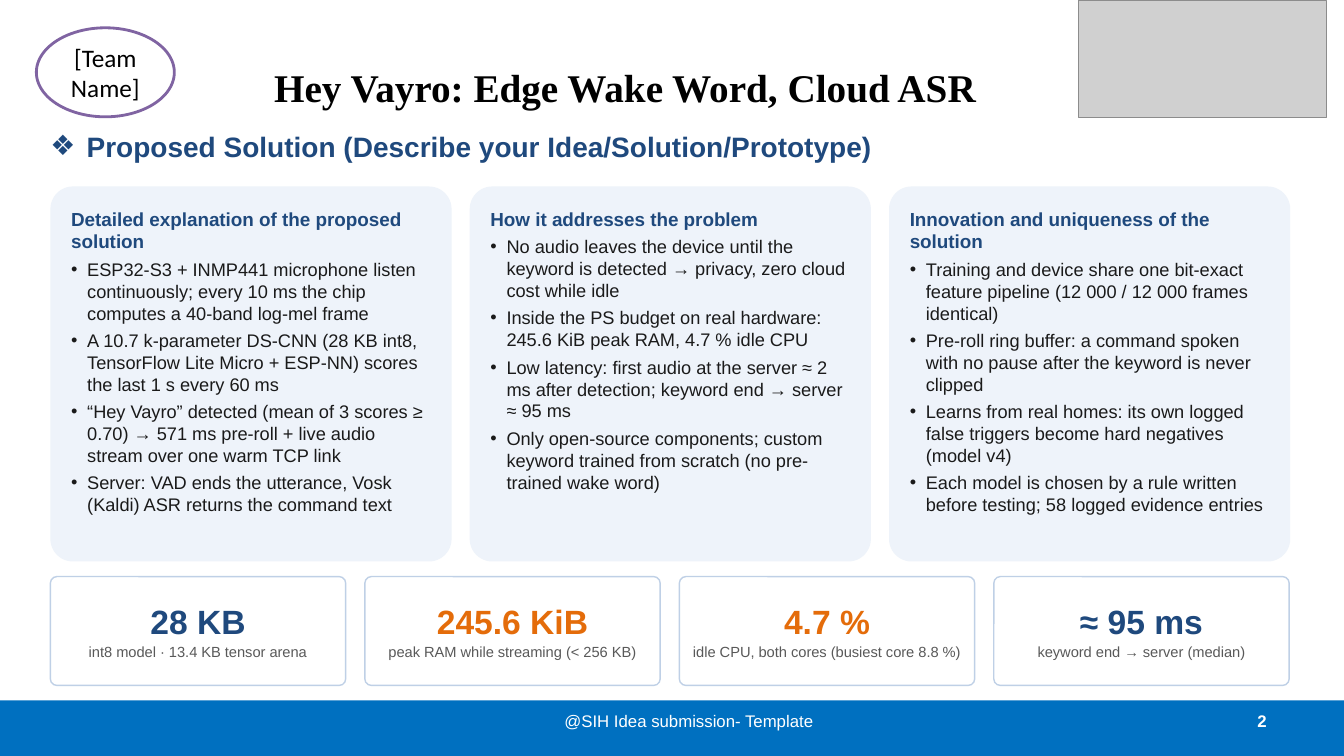
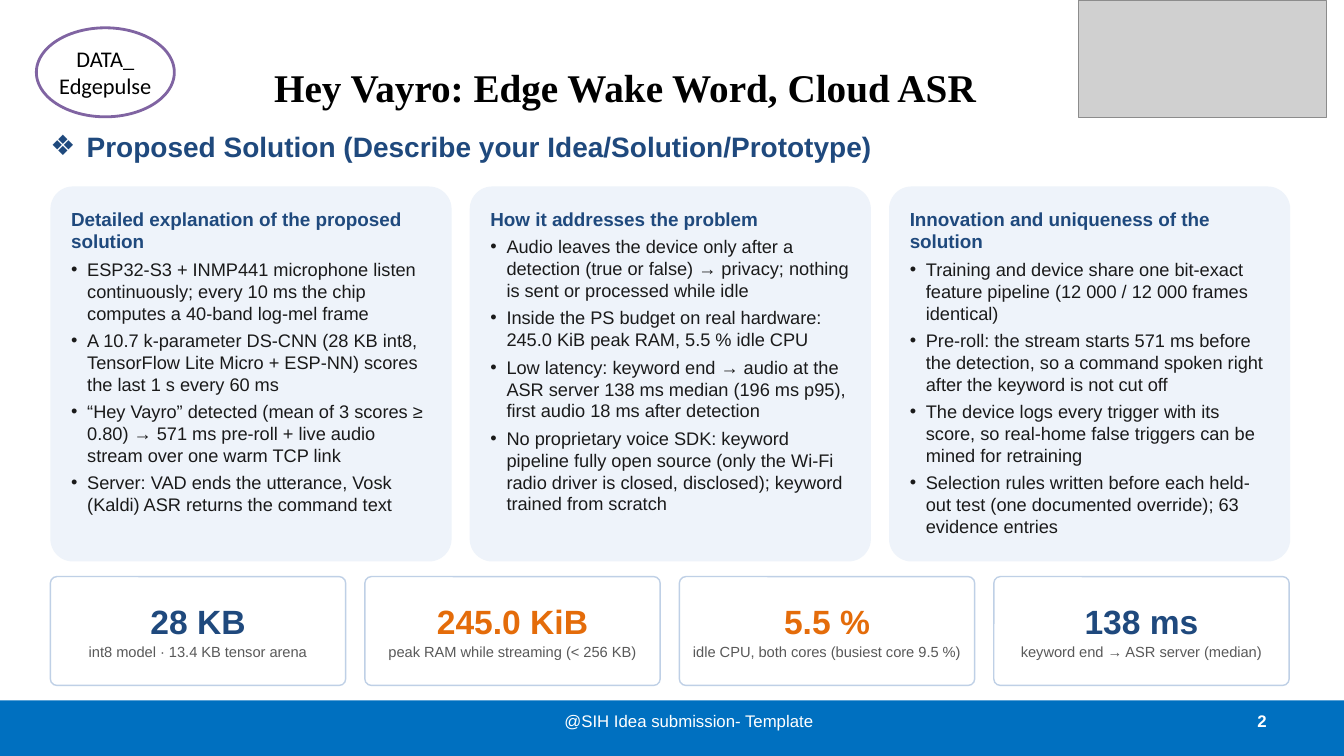
Before and after one commit to Kartikinfinity/vayro-edge-voice-activator, a slide deck: slide 2 of docs/submission/PS26172_SIH2026_Idea.pptx. Drawn at 1344x756 pixels with LibreOffice and Linux fonts; fonts in the diff are those of the drawing; grey boxes stand for pictures. Boxes give left, top, right and bottom in pixels: in the first picture for what was removed or moved away, otherwise in the second. Text is boxed around its words. In the diff, an @@ line names an element or a change of style, - is before the commit and + after.

```diff
--- a/docs/submission/PS26172_SIH2026_Idea.pptx
+++ b/docs/submission/PS26172_SIH2026_Idea.pptx
@@ text in ellipse at (x1=59, y1=52, x2=151, y2=98): text changed; size 18 to 16 pt @@
-[Team Name]
+DATA_
+Edgepulse
@@ text in rounded rectangle at (x1=507, y1=239, x2=849, y2=510): text changed @@
-• No audio leaves the device until the keyword is detected → privacy, zero cloud cost while idle
-• Inside the PS budget on real hardware: 245.6 KiB peak RAM, 4.7 % idle CPU
-• Low latency: first audio at the server ≈ 2 ms after detection; keyword end → server ≈ 95 ms
-• Only open-source components; custom keyword trained from scratch (no pre-trained wake word)
+• Audio leaves the device only after a detection (true or false) → privacy; nothing is sent or processed while idle
+• Inside the PS budget on real hardware: 245.0 KiB peak RAM, 5.5 % idle CPU
+• Low latency: keyword end → audio at the ASR server 138 ms median (196 ms p95), first audio 18 ms after detection
+• No proprietary voice SDK: keyword pipeline fully open source (only the Wi-Fi radio driver is closed, disclosed); keyword trained from scratch
@@ text in rounded rectangle at (x1=926, y1=333, x2=1263, y2=533): text changed @@
-• Pre-roll ring buffer: a command spoken with no pause after the keyword is never clipped
-• Learns from real homes: its own logged false triggers become hard negatives (model v4)
-• Each model is chosen by a rule written before testing; 58 logged evidence entries
+• Pre-roll: the stream starts 571 ms before the detection, so a command spoken right after the keyword is not cut off
+• The device logs every trigger with its score, so real-home false triggers can be mined for retraining
+• Selection rules written before each held-out test (one documented override); 63 evidence entries
@@ text in rounded rectangle at (x1=87, y1=404, x2=407, y2=462): text changed @@
-• “Hey Vayro” detected (mean of 3 scores ≥ 0.70) → 571 ms pre-roll + live audio stream over one warm TCP link
+• “Hey Vayro” detected (mean of 3 scores ≥ 0.80) → 571 ms pre-roll + live audio stream over one warm TCP link
@@ text in rounded rectangle at (x1=437, y1=609, x2=588, y2=635): text changed @@
-245.6 KiB
+245.0 KiB
@@ text in rounded rectangle at (x1=693, y1=611, x2=938, y2=660): text changed @@
-4.7 %
-idle CPU, both cores (busiest core 8.8 %)
+5.5 %
+idle CPU, both cores (busiest core 9.5 %)
@@ text in rounded rectangle at (x1=1021, y1=610, x2=1262, y2=660): text changed @@
-≈ 95 ms
-keyword end → server (median)
+138 ms
+keyword end → ASR server (median)
```
Also in this commit, not shown: 5 other slides changed, 11 other files.
